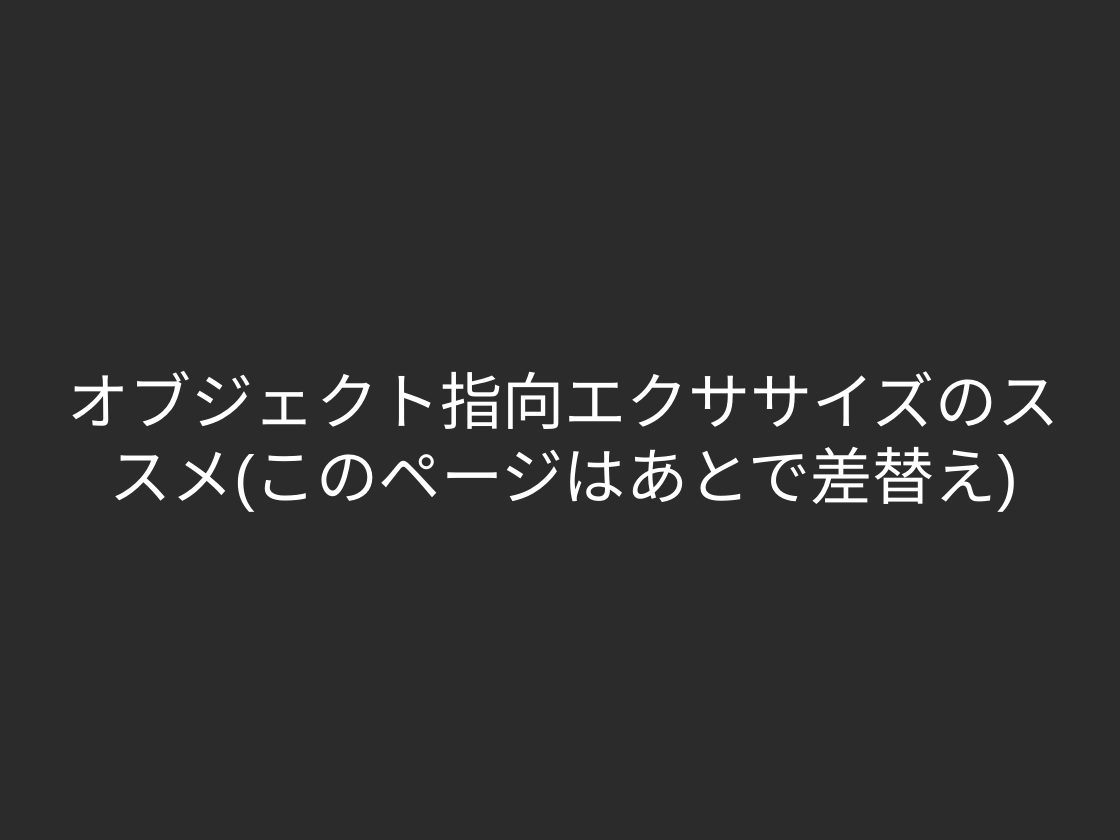
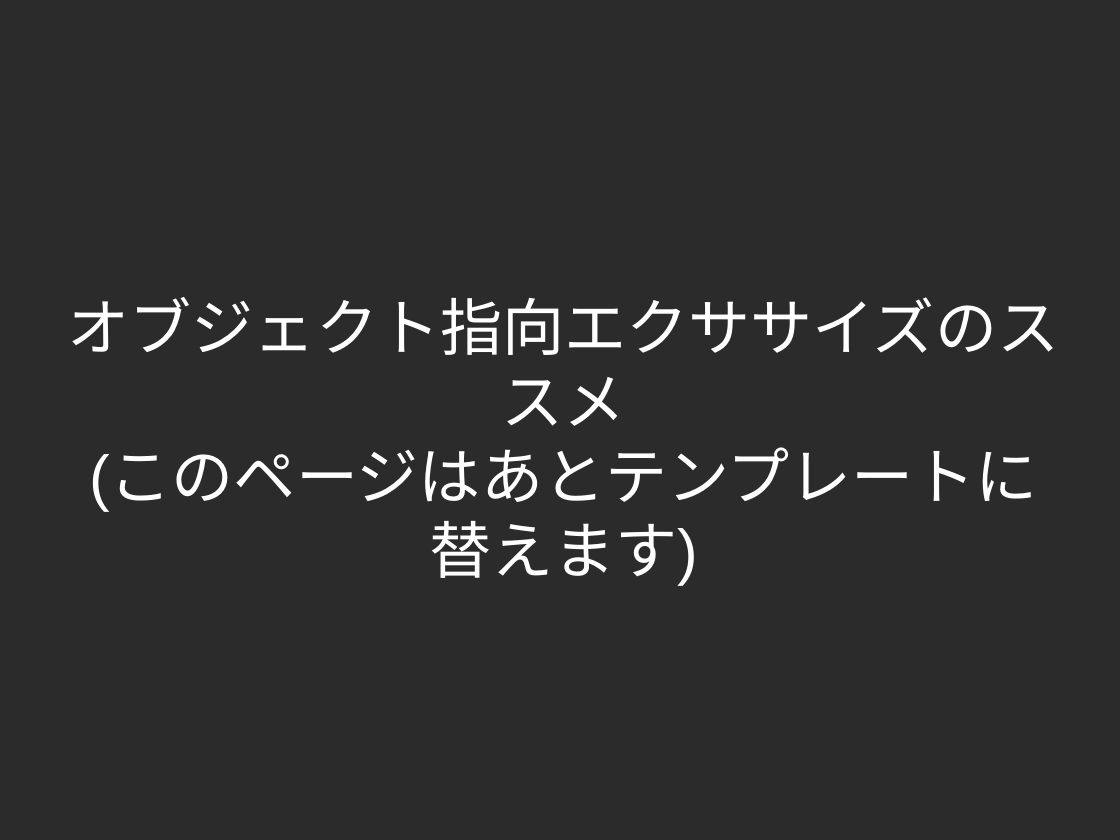
Before and after one commit to yojik/yojik-lib, a slide deck: slide 1 of 2009devsumi/oo_exercise/doc/devsum.odp. Drawn at 1120x840 pixels with LibreOffice and Linux fonts; fonts in the diff are those of the drawing; background and template pictures are left out; a plain dark background stands for a picture behind light text. Boxes give left, top, right and bottom in pixels: in the first picture for what was removed or moved away, otherwise in the second. Text is boxed around its words. In the diff, an @@ line names an element or a change of style, - is before the commit and + after.

```diff
--- a/2009devsumi/oo_exercise/doc/devsum.odp
+++ b/2009devsumi/oo_exercise/doc/devsum.odp
@@ title at bbox=[68, 297, 1059, 586]: text changed @@
-オブジェクト指向エクササイズのススメ(このページはあとで差替え)
+オブジェクト指向エクササイズのススメ
+(このページはあとテンプレートに替えます)
```
Also in this commit, not shown: 3 other slides changed, 3 slides added, 2 slides removed.
